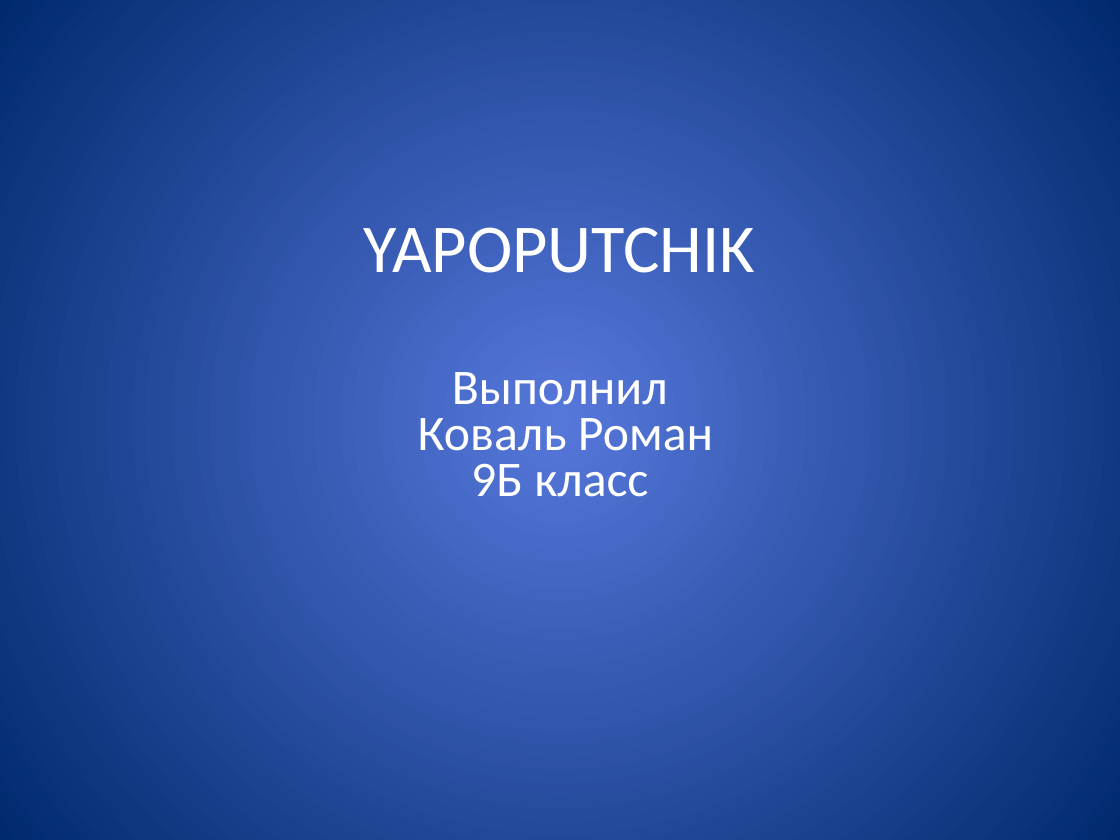
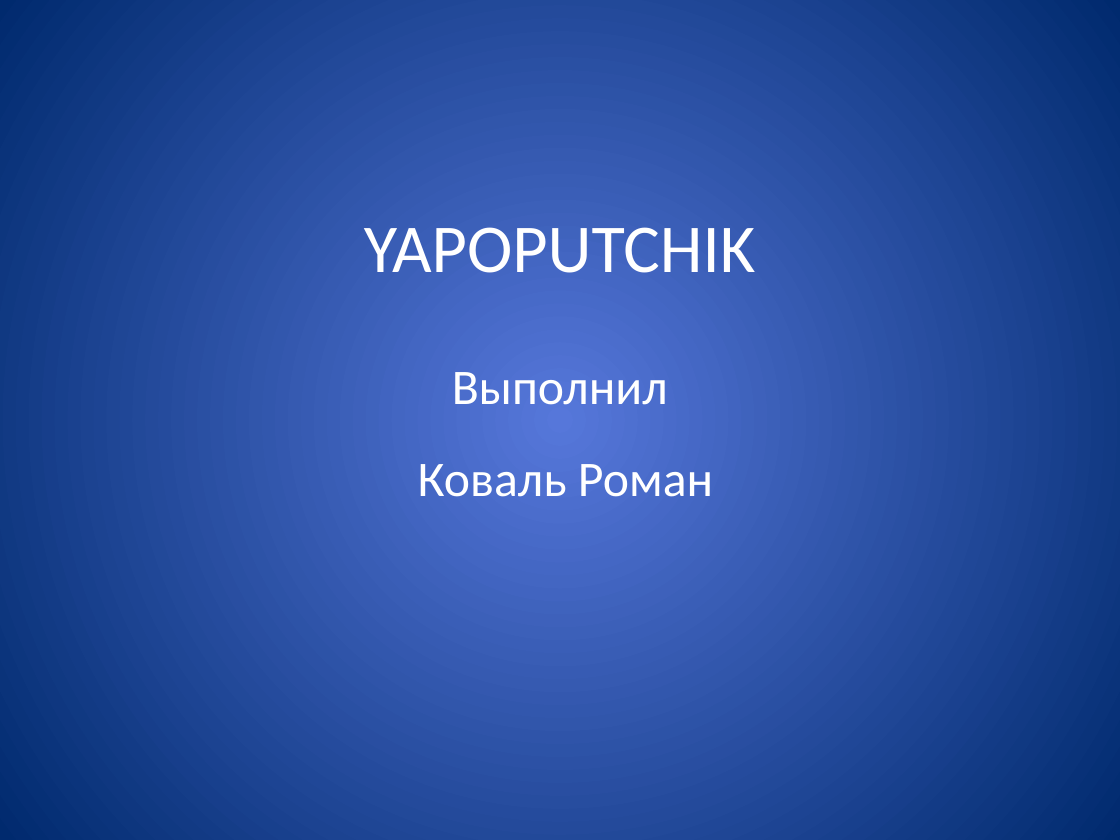
Before and after one commit to romakot321/Yandex_bot, a slide deck: slide 1 of презентация.pptx. Drawn at 1120x840 pixels with LibreOffice and Linux fonts; fonts in the diff are those of the drawing. Boxes give left, top, right and bottom in pixels: in the first picture for what was removed or moved away, otherwise in the second. Text is boxed around its words. In the diff, an @@ line names an element or a change of style, - is before the commit and + after.

Commit message:
Обновление презентации

```diff
--- a/презентация.pptx
+++ b/презентация.pptx
@@ subtitle at <box>471,463,648,497</box>: paragraph removed @@
-9Б класс
```
